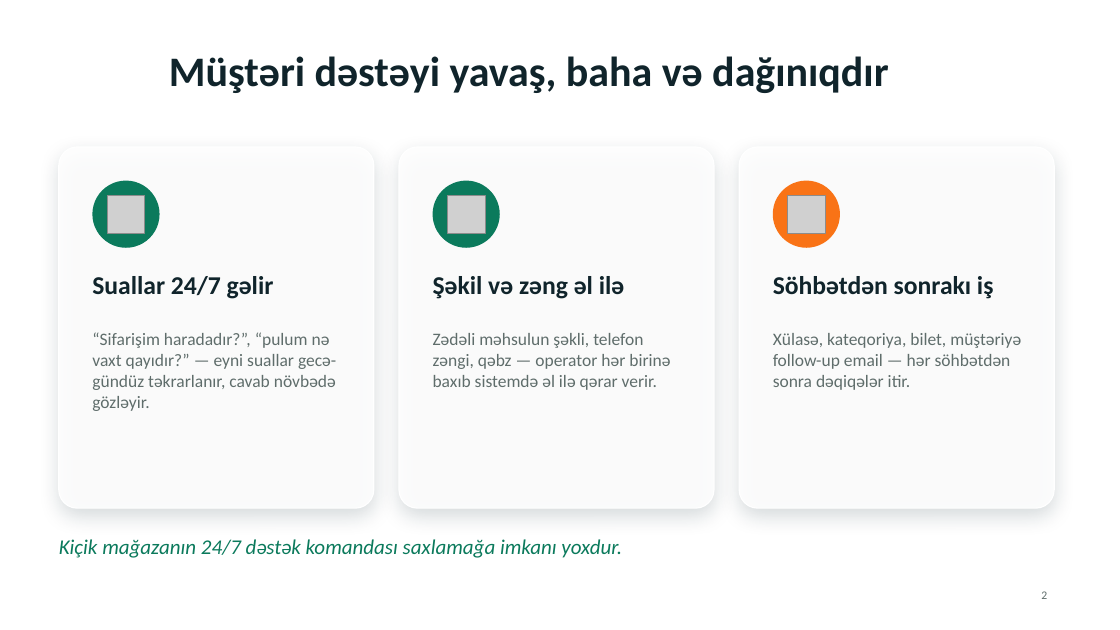
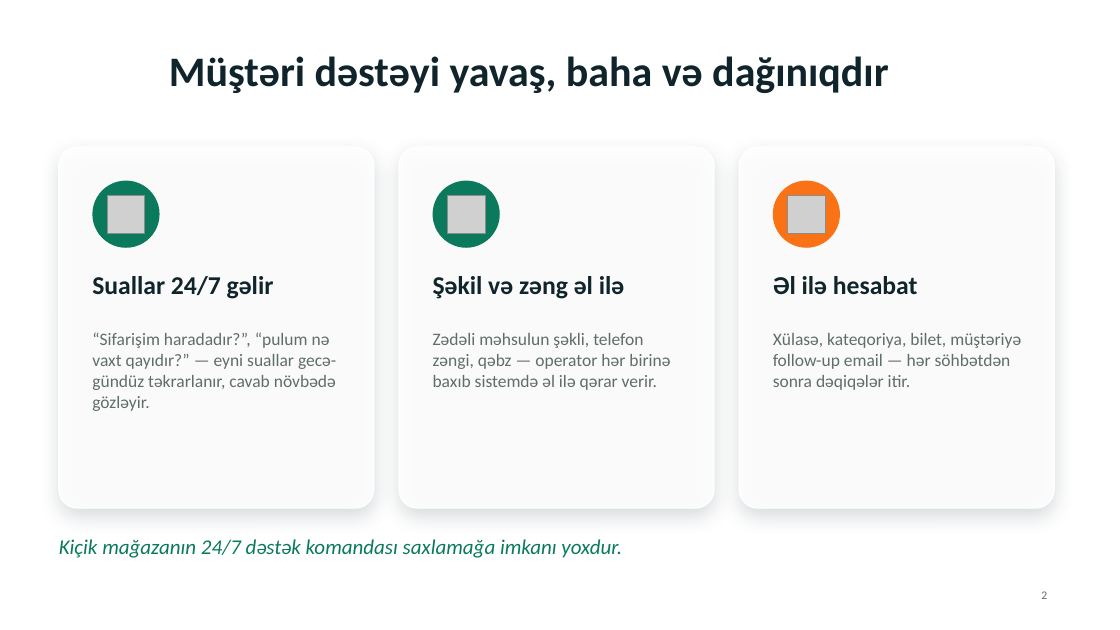
Before and after one commit to Ducktoberfest/team-Chill, a slide deck: slide 2 of deck/ChillDesk.pptx. Drawn at 1120x630 pixels with LibreOffice and Linux fonts; fonts in the diff are those of the drawing; grey boxes stand for pictures; background and template pictures are left out. Boxes give left, top, right and bottom in pixels: in the first picture for what was removed or moved away, otherwise in the second. Text is boxed around its words. In the diff, an @@ line names an element or a change of style, - is before the commit and + after.

```diff
--- a/deck/ChillDesk.pptx
+++ b/deck/ChillDesk.pptx
@@ text at (773, 276, 918, 294): text changed @@
-Söhbətdən sonrakı iş
+Əl ilə hesabat
```
Also in this commit, not shown: 3 other slides changed, 11 other files.
